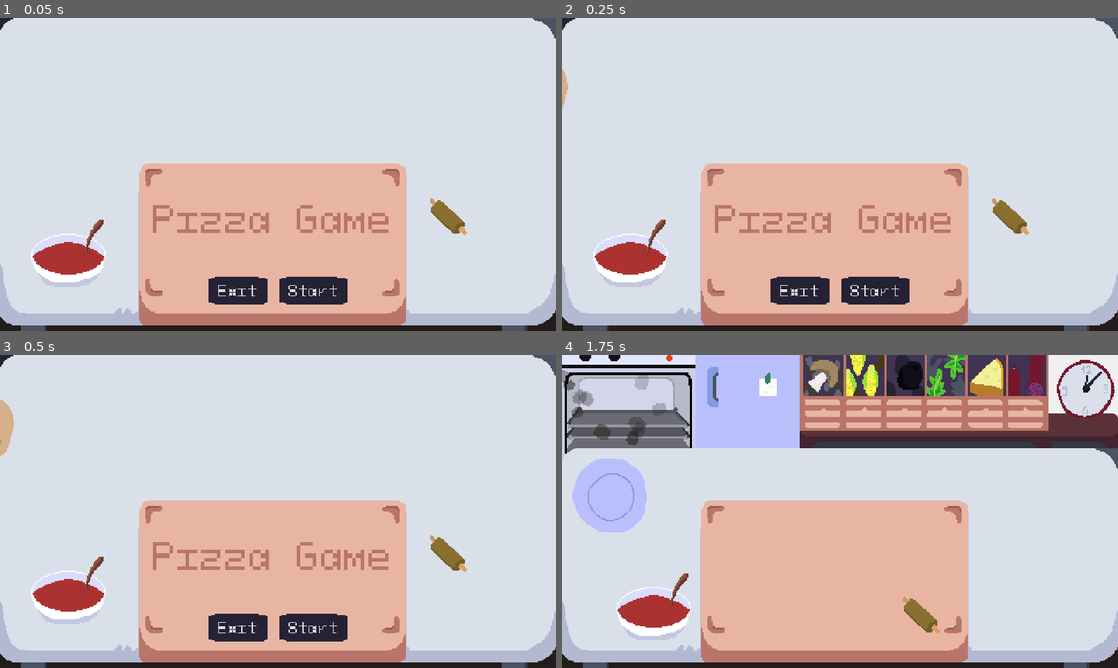
Above: before the commit, frames 1-4 (two rows, left to right).
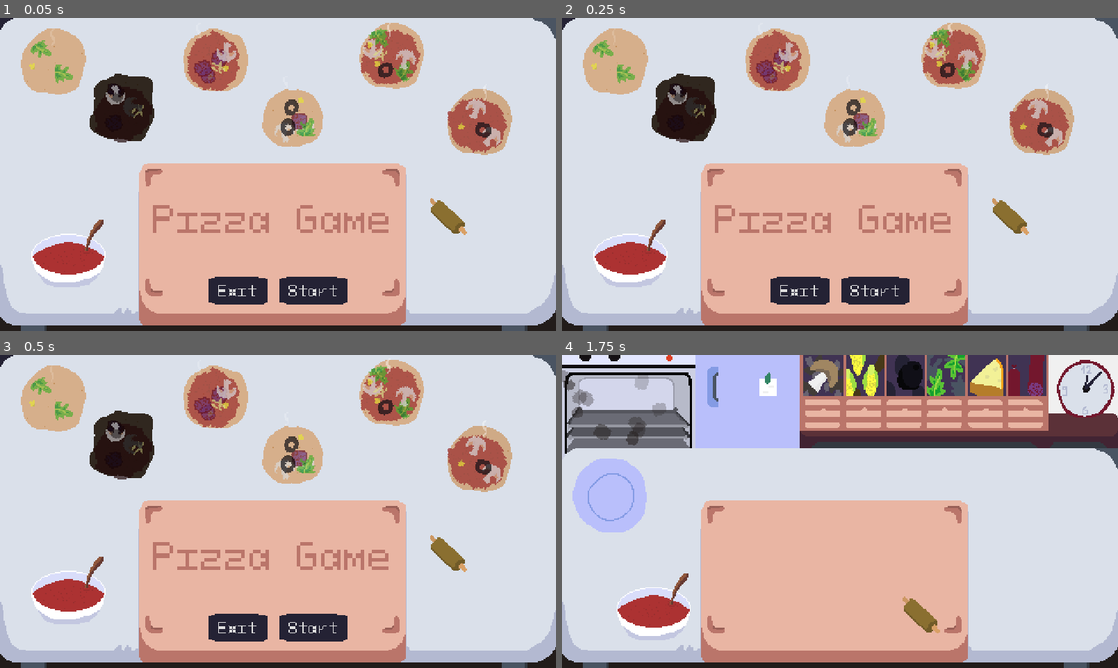
Above: after the commit, the same moments.

Repository: martindzejky/pizza-game
Game: Godot game, scene res://scenes/start.tscn
Two runs of this game, one before a commit and one after it. Both use one fixed random seed, a clock stepped at 60 frames per second and the inputs below.
Inputs (mouse positions are in pixels of both pictures, inside the frame that each line leads up to):
- Up to frame 1 (0.05 s): no input
- Up to frame 2 (0.25 s): no input
- Up to frame 3 (0.5 s): no input
- Up to frame 4 (1.75 s): click "Start" at 0.5 s; tap Enter at 1.25 s; move the mouse to (628, 401) at 1.27 s; click (628, 401) at 1.42 s

The runs differ from the first frame. In frame 1, 11% of the frame differs, in the area x 3-93%, y 1-44%; in frame 2, 12%; in frame 3, 12%, in the area x 0-93%, y 1-44%; in frame 4, nothing differs.

Commit message:
ditch the scrolling pizzas for static ones

Diff:
--- a/objects/generated-pizza/generated-pizza.gd
+++ b/objects/generated-pizza/generated-pizza.gd
@@ -1,9 +1,7 @@
 extends Node2D
 
-# When instantiated, generates a random pizza with ingredients.
-# Moves to the right and destroys itself when it reaches the end of the screen.
-
-@export var speed: int
+# When instantiated, generates a random pizza with ingredients
+# and random cooking progress.
 
 @export var tomatoBase: PackedScene
 @export var ingredients: Array[PackedScene]
@@ -13,9 +11,6 @@
     # dough
     $dough.progress = randi_range(6, 12)
     $dough.cookProgress = randf_range(2.0, 14.0)
-
-    # disable the warm particles, they don't look good in the menu where pizzas scroll horizontally
-    $dough.get_node("particlesWarm").hide()
 
     # tomato base
     if randf() < 0.9:
@@ -36,9 +31,3 @@
         ingredient.get_node("sprite").self_modulate.a = 0.7
         ingredient.cookProgress = $dough.cookProgress + randf_range(-2.0, 2.0)
         $dough.add_child(ingredient)
-
-
-func _process(delta):
-    global_position.x += speed * delta
-    if global_position.x > 500:
-        queue_free()
--- a/project.godot
+++ b/project.godot
@@ -32,7 +32,7 @@
 
 [application]
 
-config/name="PIzza Game"
+config/name="Pizza Game"
 config/description="A frantic game where you need to make pizza very quickly!
 
 Ludum Dare #51 submission.
--- a/scenes/start.tscn
+++ b/scenes/start.tscn
@@ -5,7 +5,7 @@
 [ext_resource type="Script" path="res://ui/exit-btn.gd" id="2_0d7lr"]
 [ext_resource type="Texture2D" uid="uid://fo0fntv5ipk1" path="res://sprites/dough-tool.png" id="2_g0yhm"]
 [ext_resource type="Texture2D" uid="uid://cncb4bnbw0vn6" path="res://sprites/tomato-spoon.png" id="3_nnwf1"]
-[ext_resource type="PackedScene" uid="uid://dy0bwjd5s76k" path="res://objects/pizza-showcase/pizza-showcase.tscn" id="4_lmj8s"]
+[ext_resource type="PackedScene" uid="uid://d35u0kau47rjb" path="res://objects/generated-pizza/generated-pizza.tscn" id="4_cooha"]
 
 [node name="start" type="Node"]
 
@@ -21,8 +21,25 @@
 position = Vector2(59, 202)
 texture = ExtResource("3_nnwf1")
 
-[node name="pizza-showcase" parent="." instance=ExtResource("4_lmj8s")]
-position = Vector2(-33, 61)
+[node name="pizzas" type="Node2D" parent="."]
+
+[node name="generated-pizza" parent="pizzas" instance=ExtResource("4_cooha")]
+position = Vector2(44, 37)
+
+[node name="generated-pizza2" parent="pizzas" instance=ExtResource("4_cooha")]
+position = Vector2(105, 78)
+
+[node name="generated-pizza3" parent="pizzas" instance=ExtResource("4_cooha")]
+position = Vector2(185, 35)
+
+[node name="generated-pizza4" parent="pizzas" instance=ExtResource("4_cooha")]
+position = Vector2(252, 84)
+
+[node name="generated-pizza5" parent="pizzas" instance=ExtResource("4_cooha")]
+position = Vector2(336, 32)
+
+[node name="generated-pizza6" parent="pizzas" instance=ExtResource("4_cooha")]
+position = Vector2(412, 89)
 
 [node name="ui" type="Control" parent="."]
 layout_mode = 3
@@ -78,7 +95,7 @@
 
 [node name="exit" type="Button" parent="ui/btns"]
 layout_mode = 2
-offset_right = 44.0
+offset_right = 52.0
 offset_bottom = 24.0
 grow_horizontal = 2
 grow_vertical = 0
@@ -87,8 +104,8 @@
 
 [node name="start" type="Button" parent="ui/btns"]
 layout_mode = 2
-offset_left = 54.0
-offset_right = 107.0
+offset_left = 62.0
+offset_right = 123.0
 offset_bottom = 24.0
 grow_horizontal = 2
 grow_vertical = 0
